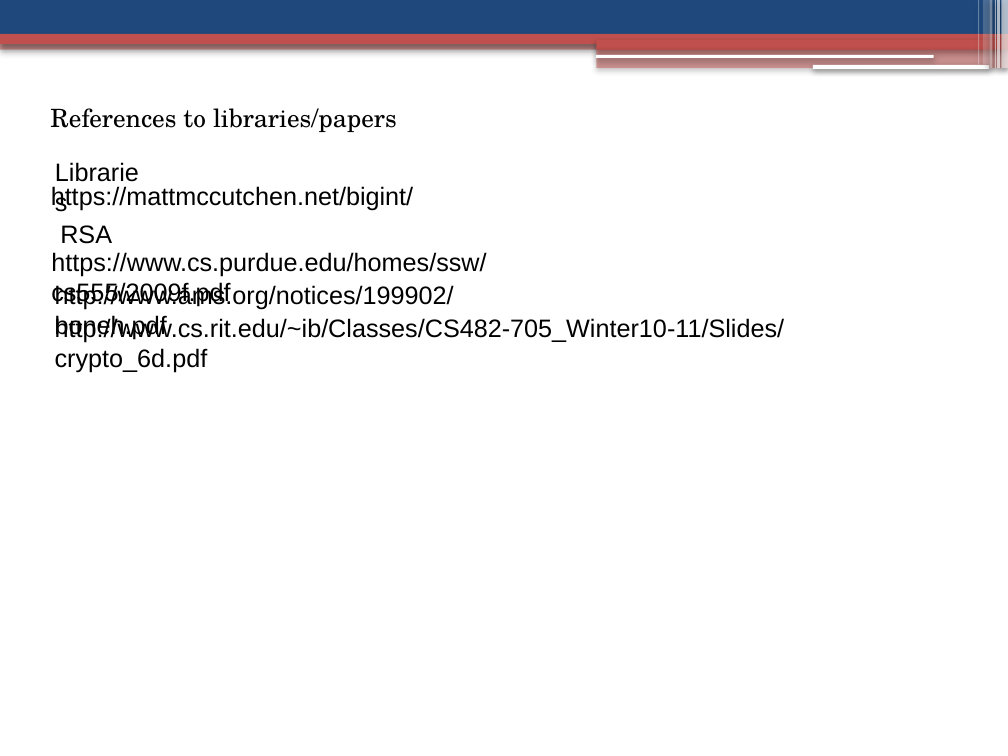
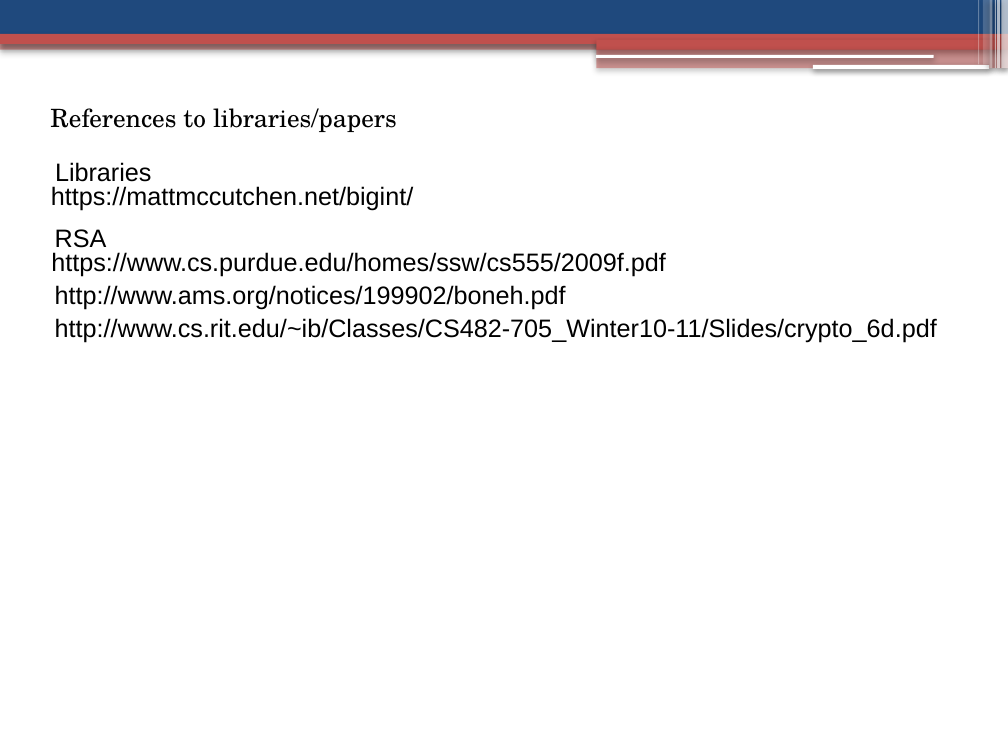
Before and after one commit to jaideng123/Cryptosystems, a slide deck: slide 26 of FinalPresentation.pptx (slide 16 before the commit). Drawn at 1008x756 pixels with LibreOffice and Linux fonts; fonts in the diff are those of the drawing. Boxes give left, top, right and bottom in pixels: in the first picture for what was removed or moved away, otherwise in the second. Text is boxed around its words. In the diff, an @@ line names an element or a change of style, - is before the commit and + after.

```diff
--- a/FinalPresentation.pptx
+++ b/FinalPresentation.pptx
@@ text "Libraries" rewrapped from (x1=213, y1=108, x2=397, y2=132) to (x1=55, y1=162, x2=152, y2=187) @@
@@ text "RSA" moved from (x1=60, y1=225, x2=112, y2=244) to (x1=55, y1=229, x2=107, y2=248) @@
@@ text "https://www.cs.purdue.edu/homes/ssw/cs555/2009f.pdf" rewrapped from (x1=51, y1=252, x2=486, y2=307) to (x1=51, y1=252, x2=666, y2=277) @@
@@ text "http://www.ams.org/notices/199902/boneh.pdf" rewrapped from (x1=55, y1=284, x2=454, y2=340) to (x1=55, y1=285, x2=566, y2=310) @@
@@ text "http://www.cs.rit.edu/~ib/Classes/CS482-705_Winter10-11/Slid ..." rewrapped from (x1=55, y1=317, x2=784, y2=373) to (x1=55, y1=318, x2=937, y2=343) @@
```
Also in this commit, not shown: 5 other slides changed, 10 slides added.
